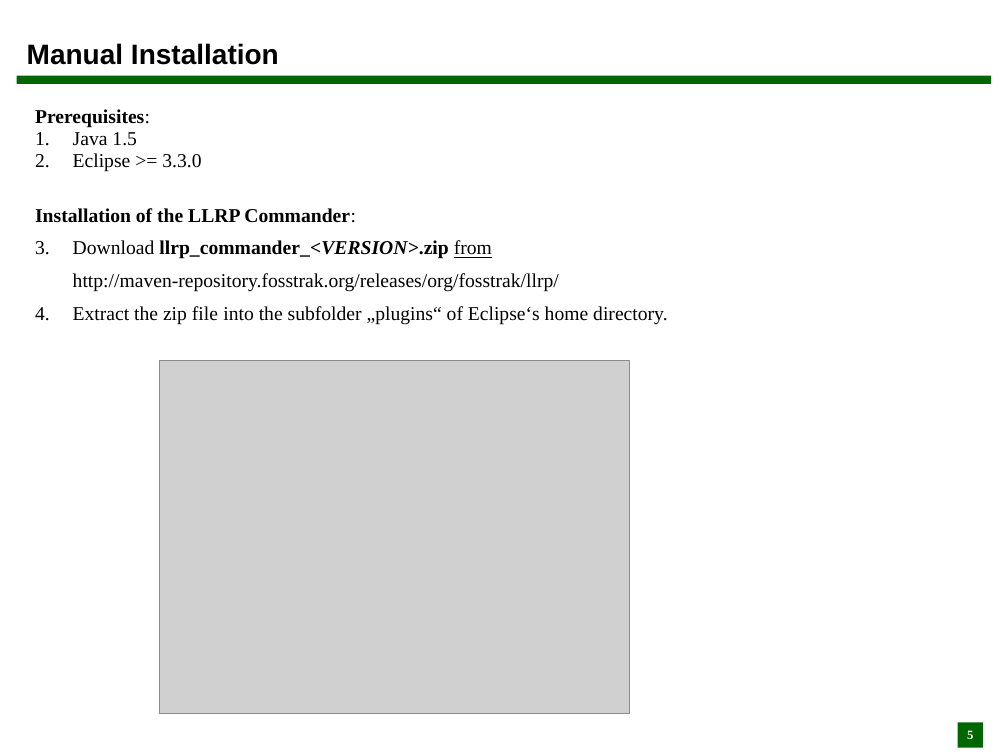
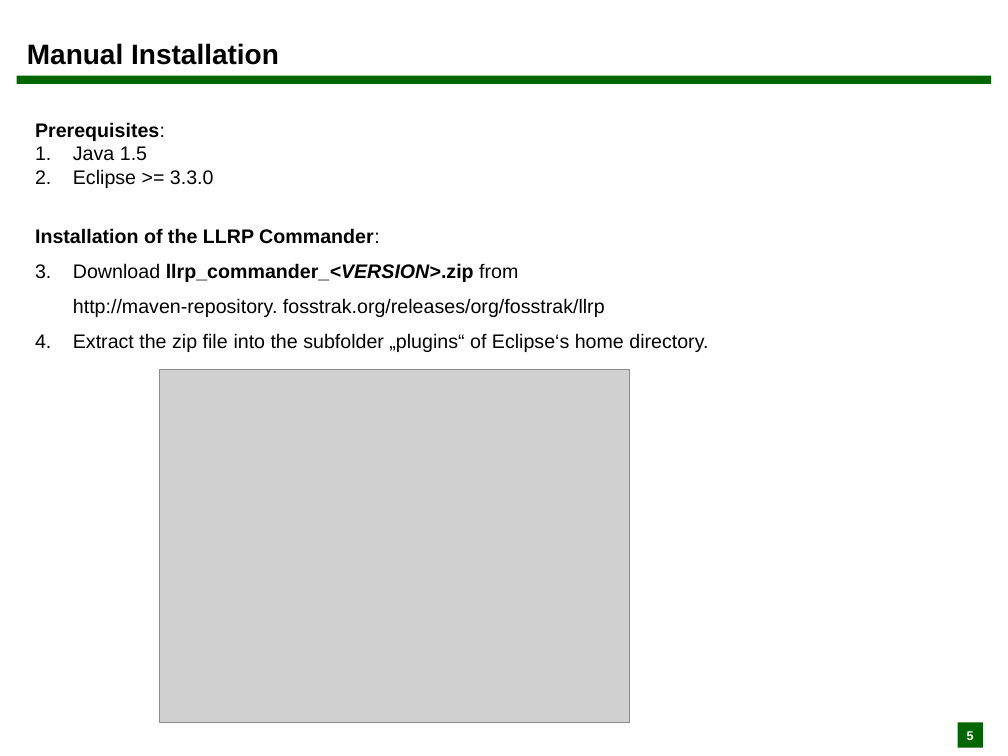
Before and after one commit to Fosstrak/fosstrak-llrp, a slide deck: slide 5 of src/site/resources/pdf/llrp_commander_UserGuide.ppt. Drawn at 1008x756 pixels with LibreOffice and Linux fonts; fonts in the diff are those of the drawing; grey boxes stand for pictures. Boxes give left, top, right and bottom in pixels: in the first picture for what was removed or moved away, otherwise in the second. Text is boxed around its words. In the diff, an @@ line names an element or a change of style, - is before the commit and + after.

```diff
--- a/src/site/resources/pdf/llrp_commander_UserGuide.ppt
+++ b/src/site/resources/pdf/llrp_commander_UserGuide.ppt
@@ text at <box>35,122,708,352</box>: font Times New Roman to Arial in "Prerequisites:", "Java 1.5", "Eclipse >= 3.3.0", "Installation of the LLRP Commander:" and 1 more places; indent changed; line spacing 0.93 to 1.5; line spacing 0.93 to 1; line spacing 1.39 to 1.5 @@
@@ text at <box>73,263,605,317</box>: text changed; font Times New Roman to Arial @@
-1. Download llrp_commander_<VERSION>.zip from
-   http://maven-repository.fosstrak.org/releases/org/fosstrak/llrp/
+1. Download llrp_commander_<VERSION>.zip from
+   http://maven-repository. fosstrak.org/releases/org/fosstrak/llrp
@@ picture: place and size @@
-picture at <box>159,361,630,714</box>
+picture at <box>159,370,630,723</box>
@@ page number at <box>958,723,983,748</box>: font Times New Roman to Arial; line spacing 0.93 to 1 @@
```
Also in this commit, not shown: 15 other slides changed, 1 other file.
